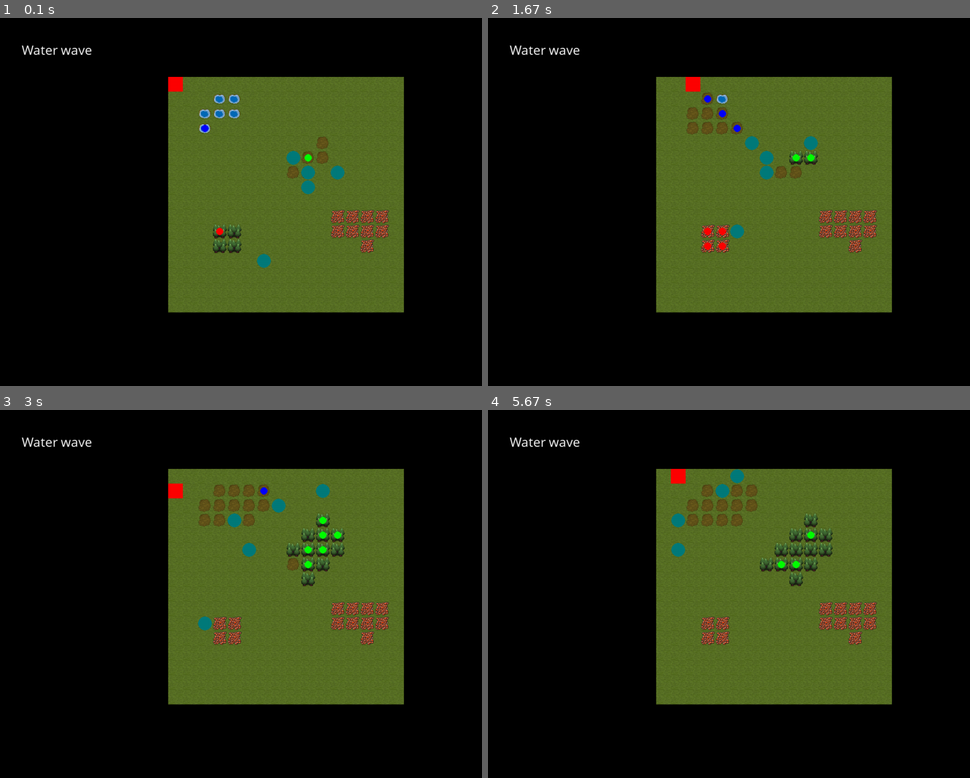
Above: before the commit, frames 1-4 (two rows, left to right).
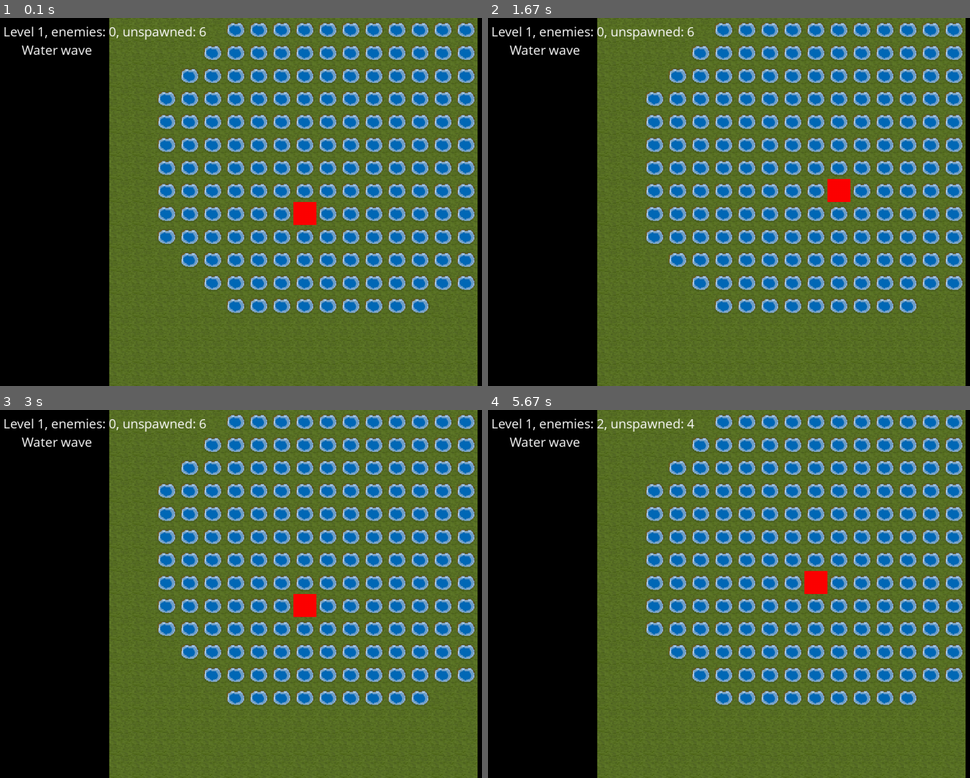
Above: after the commit, the same moments.

Repository: mytinycloud/90D-pygame-scaffold
Game: pygame game, started from main.py
Same seed, same stepped clock (60 frames per second), same inputs: the game is played once before the commit and once after it.
Inputs (mouse positions are in pixels of both pictures, inside the frame that each line leads up to):
- Up to frame 1 (0.1 s): no input
- Up to frame 2 (1.67 s): hold D 0.33-0.8 s; move the mouse to (757, 216) at 0.37 s; hold W 0.83-1.13 s; hold D 1.17-1.63 s
- Up to frame 3 (3 s): hold A 1.67-2.2 s; hold S 2.23-2.53 s; hold A 2.57-2.97 s
- Up to frame 4 (5.67 s): hold W 3-3.37 s; hold D 3.4-4.03 s; hold S 4.07-4.43 s; hold A 4.47-4.93 s; hold D 4.97-5.43 s; hold W from 5.47 s (still down)

The runs differ from the first frame. In frame 1, 59% of the frame differs, in the area x 0-100%, y 0-100%; in frame 2, 59%; in frame 3, 60%; in frame 4, 60%.

Commit message:
Implement level/spawning system

Diff:
--- a/init.py
+++ b/init.py
@@ -6,7 +6,7 @@
 
 
 def init(group: EntityGroup, _: Window):
-    map = parse_tile_map('maps/map.png')
+    map = parse_tile_map('maps/water-world.png')
 
     tilemap = Entity("tilemap")
     tilemap.tilemap = TilemapComponent.from_map(map)
--- a/main.py
+++ b/main.py
@@ -12,6 +12,7 @@
 # Note, systems will be run in the order they are mounted
 systems.time.mount_time_system(group, window.clock)
 systems.turn.mount_turn_system(group)
+systems.levels.mount_level_system(group)
 systems.collision.mount_collision_system(group)
 systems.controls.mount_control_system(group)
 systems.player.mount_player_system(group)
@@ -20,9 +21,9 @@
 systems.effect.mount_effect_system(group)
 systems.motion.mount_motion_system(group)
 systems.health.mount_health_system(group)
-systems.testing.mount_testing_system(group)
+# systems.testing.mount_testing_system(group)
+systems.sprites.mount_sprite_system(group, window.surface)
 systems.ui.mount_ui_system(group)
-systems.sprites.mount_sprite_system(group, window.surface)
 
 # Game Initialization
 init(group, window)
--- a/systems/__init__.py
+++ b/systems/__init__.py
@@ -12,3 +12,4 @@
 from . import health
 from . import enemy
 from . import collision
+from . import levels
--- /dev/null
+++ b/systems/levels.py
@@ -0,0 +1,104 @@
+from pygame import Rect, Vector2
+from engine.ecs import Entity, EntityGroup, enumerate_component, factory
+from systems.enemy import create_enemy
+from systems.motion import Direction, MotionComponent
+from systems.tilemap import TilemapComponent
+from systems.turn import TurnComponent
+from systems.ui import UIComponent
+
+
+ENEMY_TYPES = {
+    'mook': create_enemy((0, 0)),
+    'boss': create_enemy((0, 0))
+}
+
+
+LEVELS = {
+    1: {
+        'enemies': {
+            'mook': 5,
+            'boss': 1
+        },
+        'map_bounds': (16, 16)
+    },
+    2: {
+        'enemies': {
+            'mook': 20,
+            'boss': 5
+        },
+        'map_bounds': (32, 32)
+    }
+}
+
+@enumerate_component('level')
+class LevelComponent:
+    current_level: int = 0
+    levels: dict = factory(LEVELS)
+    map: str = 'maps/map.png'
+
+
+@enumerate_component('spawn')
+class EnemySpawnComponent:
+    enemy_type: str
+    count: int = None
+    interval: float = None
+    last_spawned_turn: int = 0
+
+def level_progression_system(group: EntityGroup):
+    enemy_entities = group.query('enemy')
+    spawn_entities = group.query('spawn')
+    level_entity = group.query_singleton('level', 'ui')
+    level: LevelComponent = level_entity.level
+    ui: UIComponent = level_entity.ui
+    enemies = list(enemy_entities)
+    spawns = list(spawn_entities)
+    unspawned_enemies_count = sum([spawn.spawn.count for spawn in spawns])
+
+    ui.text = f'Level {level.current_level}, enemies: {len(enemies)}, unspawned: {unspawned_enemies_count}'
+
+    if len(enemies) <= 0 and unspawned_enemies_count <= 0:
+        level.current_level += 1
+        level_config = level.levels.get(level.current_level)
+        if not level_config == None:
+            map: TilemapComponent = group.query_singleton('tilemap').tilemap
+            map.bounds = Rect(Vector2(len(map.map))/2 - Vector2(level_config['map_bounds']) / 2, level_config['map_bounds'])
+            random_spawn = Vector2(0, 0) # TODO: Make this along the border edge
+            for enemy_type, count in level_config['enemies'].items():
+                spawn = Entity('spawn')
+                spawn.spawn = EnemySpawnComponent(enemy_type=enemy_type, count=count, interval=10)
+                spawn.motion = MotionComponent(position=random_spawn, velocity=Direction.RIGHT)
+                group.add(spawn)
+        else:
+            print('Game Over. You win!')
+
+def spawn_enemy_system(group: EntityGroup):
+    turn: TurnComponent = group.query_singleton('turn').turn
+
+    spawn_entities = group.query('spawn', 'motion')
+    for spawn_entity in spawn_entities:
+        spawn: EnemySpawnComponent = spawn_entity.spawn
+        motion: MotionComponent = spawn_entity.motion
+        if spawn.count <= 0:
+            group.remove(spawn_entity)
+            continue
+
+        if turn.number - spawn.last_spawned_turn < spawn.interval:
+            continue
+
+        spawn.last_spawned_turn = turn.number
+        spawn.count -= 1
+        enemy = ENEMY_TYPES.get(spawn.enemy_type).clone()
+        enemy.motion.position = Vector2(motion.position)
+        group.add(enemy)
+
+
+def mount_level_system(group: EntityGroup):
+    level_entity = Entity('levels')
+    level_entity.level = LevelComponent(levels=LEVELS)
+    level_entity.ui = UIComponent(text='')
+    level_entity.motion = MotionComponent(position=Vector2(10, 10))
+
+    group.add(level_entity)
+
+    group.mount_system(level_progression_system)
+    group.mount_system(spawn_enemy_system)
--- a/systems/player.py
+++ b/systems/player.py
@@ -59,7 +59,7 @@
 def mount_player_system(group: EntityGroup):
     player = Entity("player")
     player.player = PlayerComponent()
-    player.motion = MotionComponent(layer=motion.LAYER_PLAYER)
+    player.motion = MotionComponent(layer=motion.LAYER_PLAYER, position=Vector2(50,50))
     player.sprite = SpriteComponent.from_box((32, 32), (255,0,0))
     player.health = HealthComponent(health = 100)
     group.add(player)
--- a/systems/sprites.py
+++ b/systems/sprites.py
@@ -67,25 +67,41 @@
     surface: Surface = camera.camera.surface
     scale = camera.camera.scale
     origin = Vector2(surface.get_size()) / 2 - (camera.motion.position * scale)
-    sprite_scale = Vector2(camera.camera.scale / TILE_SCALE)
+    sprite_scale = Vector2(scale)
 
     for y, row in enumerate(tilemap.map):
         for x, tile in enumerate(row):
+            if not tilemap.contains((x, y)):
+                continue
+
             tile_surface = TILE_SPRITES[tile]
-            surface.blit(tile_surface, Vector2(x, y) * scale + origin - Vector2(TILE_SCALE) / 2)
+            scaled_tile = pygame.transform.scale(tile_surface, sprite_scale)
+            size = Vector2(scaled_tile.get_size())
+            position = Vector2(x, y) * scale + origin - size / 2
+            surface.blit(scaled_tile, position)
 
     for e in sorted((e for e in group.query('sprite', 'motion') if (e.motion.layer != None)), key = lambda e: -e.motion.layer):
 
         motion: MotionComponent = e.motion
         sprite: SpriteComponent = e.sprite
 
-        size = Vector2(sprite.surface.get_size())
+        scaled_sprite = pygame.transform.scale(sprite.surface, sprite_scale)
+
+        size = Vector2(scaled_sprite.get_size())
         sprite_pos = motion.position * scale + origin - size / 2
-
-        scaled_sprite = pygame.transform.scale_by(sprite.surface, sprite_scale)
 
         # Note, we are ignoring any screen-space culling
         surface.blit(scaled_sprite, sprite_pos)
+
+def camera_update_system(group: EntityGroup):
+    camera_entity = group.query_singleton('camera', 'motion')
+    camera_motion: MotionComponent = camera_entity.motion
+    camera: CameraComponent = camera_entity.camera
+    tilemap: TilemapComponent = group.query_singleton('tilemap').tilemap
+    camera_motion.position = tilemap.bounds.topleft + (Vector2(tilemap.bounds.width) - Vector2(1)) / 2
+    scale_size = min(camera.surface.get_width(), camera.surface.get_height())
+    camera.scale = scale_size / tilemap.bounds.width
+
 
 
 '''
@@ -94,7 +110,8 @@
 def mount_sprite_system(group: EntityGroup, target: Surface):
     camera = Entity("camera")
     camera.camera = CameraComponent(surface=target)
-    camera.motion = MotionComponent(position=Vector2(8,8))
+    camera.motion = MotionComponent(position=Vector2(0,0))
     group.add(camera)
 
+    group.mount_system(camera_update_system)
     group.mount_system(draw_sprite_system)
--- a/systems/tilemap.py
+++ b/systems/tilemap.py
@@ -63,9 +63,12 @@
 
     @staticmethod
     def from_map(map: Tilemap):
+        bounds = Rect(0, 0, 0, 0)
+        bounds.center = (0, 0)
+
         return TilemapComponent(
             map = map,
-            bounds = Rect(0, 0, len(map[0]), len(map))
+            bounds = bounds
         )
 
 
